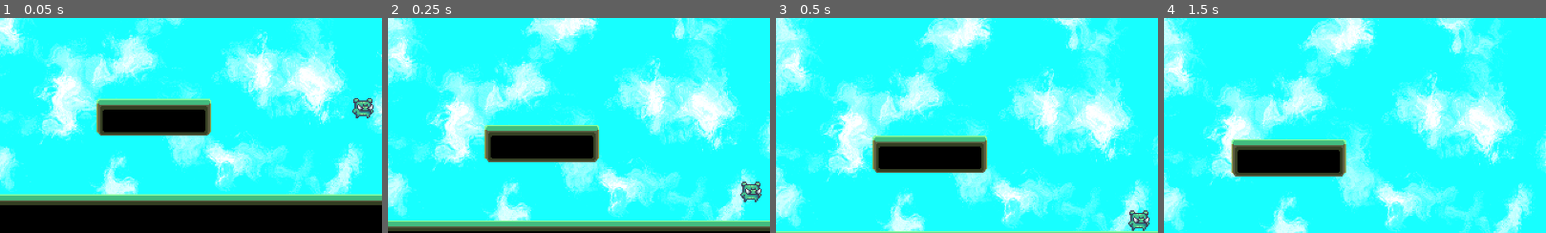
Above: before the commit, frames 1-4 (left to right).
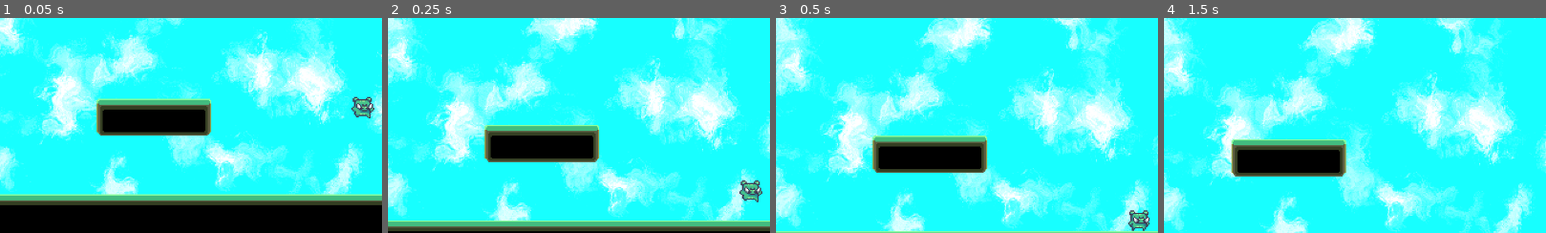
Above: after the commit, the same moments.

Repository: Darbyray/RayneGithub13
Game: Godot game, scene res://Demo/PlatformerTestScene.tscn
The game is run twice, just before and just after one commit, with the same random seed, the same clock (stepped at 60 frames per second) and the same inputs. This scene is started directly instead of the project's main scene.
Inputs (mouse positions are % of the whole screen's width and height, from its top left):
- Up to frame 1 (0.05 s): no input
- Up to frame 2 (0.25 s): no input
- Up to frame 3 (0.5 s): no input
- Up to frame 4 (1.5 s): tap Enter (ui_accept) at 0.5, 0.77 s; move the mouse to (72, 45) at 0.52 s; hold Right (ui_right) 0.53-1.25 s; click (72, 45) at 0.67 s; drag from (30, 55) to (45, 70) at 1.27 s
The pictures show only the part of the screen within x 2-52%, y 34-84%; the shares and areas given below are measured in that part.

The runs differ from the first frame. In frame 1, 0.3% of the frame differs, in the area x 92-98%, y 36-47%; in frame 2, 0.3%, in the area x 92-98%, y 75-86%; in frame 3, nothing differs; in frame 4, nothing differs.

Commit message:
jumping
ive defined jumping so that my player can jump now i still need to define crouching

Diff:
--- a/raynegame13/Demo/PlatformerTestScene.tscn
+++ b/raynegame13/Demo/PlatformerTestScene.tscn
@@ -1,14 +1,8 @@
-[gd_scene load_steps=56 format=4 uid="uid://da5f3t4qp7edg"]
+[gd_scene load_steps=45 format=4 uid="uid://da5f3t4qp7edg"]
 
 [ext_resource type="PackedScene" uid="uid://csq34u11eo2ss" path="res://Demo/Resources/Tileset/Sidescroller2D.tscn" id="1_7kvl1"]
 [ext_resource type="Script" uid="uid://cgg0wreqbluen" path="res://PlayerController/PlatformerController2D.gd" id="1_hydhc"]
 [ext_resource type="Shader" uid="uid://cde8huub7klqu" path="res://Demo/Resources/ScrollingTexture/ScrollingTexture.gdshader" id="1_mgwra"]
-[ext_resource type="Script" uid="uid://c767jjkr2pxss" path="res://PlayerController/SpecialMovementsPlatformer2D.gd" id="2_aks1j"]
-[ext_resource type="Script" uid="uid://cedeaffotrtt3" path="res://PlayerController/SpecialMovements/Dash.gd" id="3_35cbo"]
-[ext_resource type="Script" uid="uid://bjl434gx48l5c" path="res://PlayerController/SpecialMovements/CrouchAndRoll.gd" id="4_vu0ct"]
-[ext_resource type="Script" uid="uid://ct43ffwyhn8yn" path="res://PlayerController/SpecialMovements/WallJump.gd" id="5_8rkd4"]
-[ext_resource type="Script" uid="uid://d1t521javs82a" path="res://PlayerController/SpecialMovements/GroundPound.gd" id="6_8nymu"]
-[ext_resource type="Script" uid="uid://dss1y310yvcnc" path="res://PlayerController/SpecialMovements/CornerCutting.gd" id="7_gitng"]
 [ext_resource type="Texture2D" uid="uid://bv4kcc210h5cn" path="res://Demo/Resources/PlayerSprites/Ground (34x28).png" id="8_xjgsf"]
 [ext_resource type="Texture2D" uid="uid://bc4svhljoshix" path="res://Demo/Resources/PlayerSprites/Run (34x28).png" id="9_l83l6"]
 [ext_resource type="Texture2D" uid="uid://kw34knvlbb4n" path="res://Demo/Resources/PlayerSprites/Attack (34x28).png" id="10_kohqm"]
@@ -41,51 +35,6 @@
 seamless = true
 color_ramp = SubResource("Gradient_4g31x")
 noise = SubResource("FastNoiseLite_11o7y")
-
-[sub_resource type="Resource" id="Resource_54c8h"]
-script = ExtResource("4_vu0ct")
-crouchSpeedMultiplier = 0.5
-crouchSizeMultiplier = 0.5
-canRoll = true
-rollTime = 0.2
-rollSpeedMultiplier = 1.2
-
-[sub_resource type="Resource" id="Resource_nuypq"]
-script = ExtResource("5_8rkd4")
-inputPauseAfterWallJump = 0.1
-coyoteTime = 0.1
-wallKickAngle = 60.0
-wallSliding = 3.0
-wallLatching = 2
-
-[sub_resource type="Resource" id="Resource_nse7k"]
-script = ExtResource("6_8nymu")
-pause = 0.25
-maxVelocityMultiplier = 10.0
-fallMultiplier = 2.0
-holdDown = false
-upToCancel = true
-freezeHorizontally = true
-
-[sub_resource type="Resource" id="Resource_6l8yr"]
-script = ExtResource("7_gitng")
-correctionAmount = 1.5
-leftRaycast = NodePath("left")
-middleRaycast = NodePath("middle")
-rightRaycast = NodePath("right")
-
-[sub_resource type="Resource" id="Resource_bqjno"]
-script = ExtResource("3_35cbo")
-dashType = 0
-airDash = false
-dashes = 1
-dashCancel = 1
-speedMultiplier = 1.75
-duration = 0.25
-noDirectionDash = true
-allowJump = true
-consecutiveJumps = 1
-consecutiveJumpsTimer = 0.15
 
 [sub_resource type="AtlasTexture" id="AtlasTexture_f7h7y"]
 atlas = ExtResource("8_xjgsf")
@@ -368,31 +317,6 @@
 "slide": "slide",
 "walk": "walk"
 }
-specialMovements = Array[ExtResource("2_aks1j")]([SubResource("Resource_54c8h"), SubResource("Resource_nuypq"), SubResource("Resource_nse7k"), SubResource("Resource_6l8yr"), SubResource("Resource_bqjno")])
-inputleft = "ui_left"
-inputright = "ui_right"
-inputup = "ui_up"
-inputdown = "ui_down"
-inputjump = "Button_1"
-inputrun = "Button_2"
-inputcrouch = "ui_down"
-inputroll = "Button_2"
-inputlatch = "Button_3"
-inputgroundPound = "Button_3"
-inputdash = "Button_2"
-animationCustomFlip = false
-animationidle = "idle"
-animationwalk = "walk"
-animationjump = "jump"
-animationrun = "walk"
-animationfalling = "fall"
-animationcrouch_idle = "crouch"
-animationcrouch_walk = "crouchWalk"
-animationroll = "roll"
-animationslide = "slide"
-animationlatch = "slide"
-animationgroundPound = "crouch"
-animationdash = "dash"
 
 [node name="AnimatedSprite2D" type="AnimatedSprite2D" parent="PlatformerController2D"]
 texture_repeat = 1
--- a/raynegame13/project.godot
+++ b/raynegame13/project.godot
@@ -42,32 +42,37 @@
 
 move_up={
 "deadzone": 0.5,
-"events": [Object(InputEventKey,"resource_local_to_scene":false,"resource_name":"","device":0,"window_id":0,"alt_pressed":false,"shift_pressed":false,"ctrl_pressed":false,"meta_pressed":false,"pressed":false,"keycode":0,"physical_keycode":87,"key_label":0,"unicode":0,"location":0,"echo":false,"script":null)
-, Object(InputEventJoypadMotion,"resource_local_to_scene":false,"resource_name":"","device":-1,"axis":1,"axis_value":-1.0,"script":null)
+"events": [Object(InputEventKey,"resource_local_to_scene":false,"resource_name":"","device":-1,"window_id":0,"alt_pressed":false,"shift_pressed":false,"ctrl_pressed":false,"meta_pressed":false,"pressed":false,"keycode":0,"physical_keycode":32,"key_label":0,"unicode":32,"location":0,"echo":false,"script":null)
 ]
 }
 move_down={
 "deadzone": 0.5,
-"events": [Object(InputEventKey,"resource_local_to_scene":fa …(140 unchanged characters)… d":false,"keycode":0,"physical_keycode":83,"key_label":0,"unicode":115,"location":0,"echo":false,"script":null)
-, Object(InputEventJoypadMotion,"resource_local_to_scene":false,"resource_name":"","device":-1,"axis":1,"axis_value":1.0,"script":null)
+"events": [Object(InputEventKey,"resource_local_to_scene":fa …(140 unchanged characters)… d":false,"keycode":0,"physical_keycode":67,"key_label":0,"unicode":99,"location":0,"echo":false,"script":null)
 ]
 }
 move_left={
 "deadzone": 0.5,
 "events": [Object(InputEventKey,"resource_local_to_scene":false,"resource_name":"","device":-1,"window_id":0,"alt_press …(191 unchanged characters)…
-, Object(InputEventJoypadMotion,"resource_local_to_scene":false,"resource_name":"","device":-1,"axis":0,"axis_value":-1.0,"script":null)
 ]
 }
 move_right={
 "deadzone": 0.5,
 "events": [Object(InputEventKey,"resource_local_to_scene":false,"resource_name":"","device":-1,"window_id":0,"alt_press …(192 unchanged characters)…
-, Object(InputEventJoypadMotion,"resource_local_to_scene":false,"resource_name":"","device":-1,"axis":0,"axis_value":1.0,"script":null)
 ]
 }
 interact={
 "deadzone": 0.5,
 "events": [Object(InputEventKey,"resource_local_to_scene":false,"resource_name":"","device":-1,"window_id":0,"alt_press …(192 unchanged characters)…
-, Object(InputEventJoypadButton,"resource_local_to_scene":false,"resource_name":"","device":-1,"button_index":0,"pressure":0.0,"pressed":true,"script":null)
+]
+}
+Button_1={
+"deadzone": 0.2,
+"events": [Object(InputEventKey,"resource_local_to_scene":false,"resource_name":"","device":-1,"window_id":0,"alt_pressed":false,"shift_pressed":false,"ctrl_pressed":false,"meta_pressed":false,"pressed":false,"keycode":0,"physical_keycode":32,"key_label":0,"unicode":32,"location":0,"echo":false,"script":null)
+]
+}
+Button_2={
+"deadzone": 0.2,
+"events": [Object(InputEventKey,"resource_local_to_scene":false,"resource_name":"","device":-1,"window_id":0,"alt_pressed":false,"shift_pressed":false,"ctrl_pressed":false,"meta_pressed":false,"pressed":false,"keycode":0,"physical_keycode":67,"key_label":0,"unicode":99,"location":0,"echo":false,"script":null)
 ]
 }
 
--- a/raynegame13/world.tscn
+++ b/raynegame13/world.tscn
@@ -8,7 +8,7 @@
 size = Vector2(213.5, 27.5)
 
 [sub_resource type="RectangleShape2D" id="RectangleShape2D_aqk2v"]
-size = Vector2(152, 122)
+size = Vector2(150, 119)
 
 [node name="World" type="Node2D"]
 script = ExtResource("1_fj7yv")
@@ -33,3 +33,27 @@
 position = Vector2(0.249998, 0.250001)
 scale = Vector2(0.828804, 0.568396)
 texture = ExtResource("3_tlwt5")
+
+[node name="StaticBody2D3" type="StaticBody2D" parent="."]
+position = Vector2(-133, 19)
+
+[node name="CollisionShape2D" type="CollisionShape2D" parent="StaticBody2D3"]
+position = Vector2(288, 196.5)
+shape = SubResource("RectangleShape2D_aqk2v")
+
+[node name="Ground" type="Sprite2D" parent="StaticBody2D3/CollisionShape2D"]
+position = Vector2(1, 0.999996)
+scale = Vector2(0.828804, 0.568396)
+texture = ExtResource("3_tlwt5")
+
+[node name="StaticBody2D4" type="StaticBody2D" parent="."]
+position = Vector2(19, 19)
+
+[node name="CollisionShape2D" type="CollisionShape2D" parent="StaticBody2D4"]
+position = Vector2(288, 196.5)
+shape = SubResource("RectangleShape2D_aqk2v")
+
+[node name="Ground" type="Sprite2D" parent="StaticBody2D4/CollisionShape2D"]
+position = Vector2(1, 0.999996)
+scale = Vector2(0.828804, 0.568396)
+texture = ExtResource("3_tlwt5")
